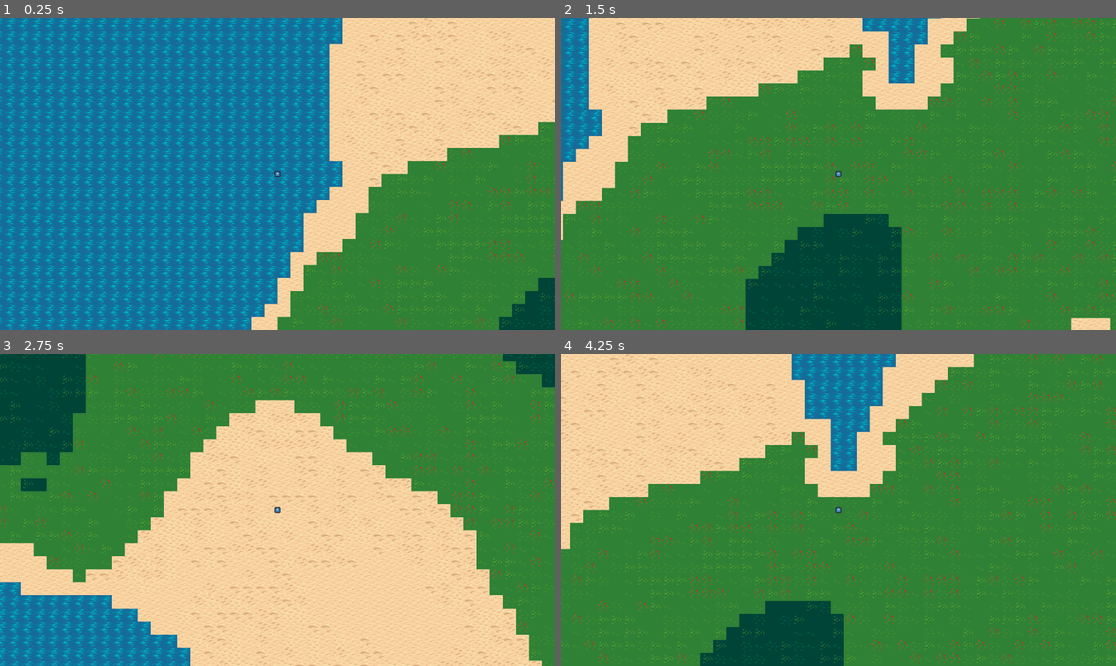
Above: before the commit, frames 1-4 (two rows, left to right).
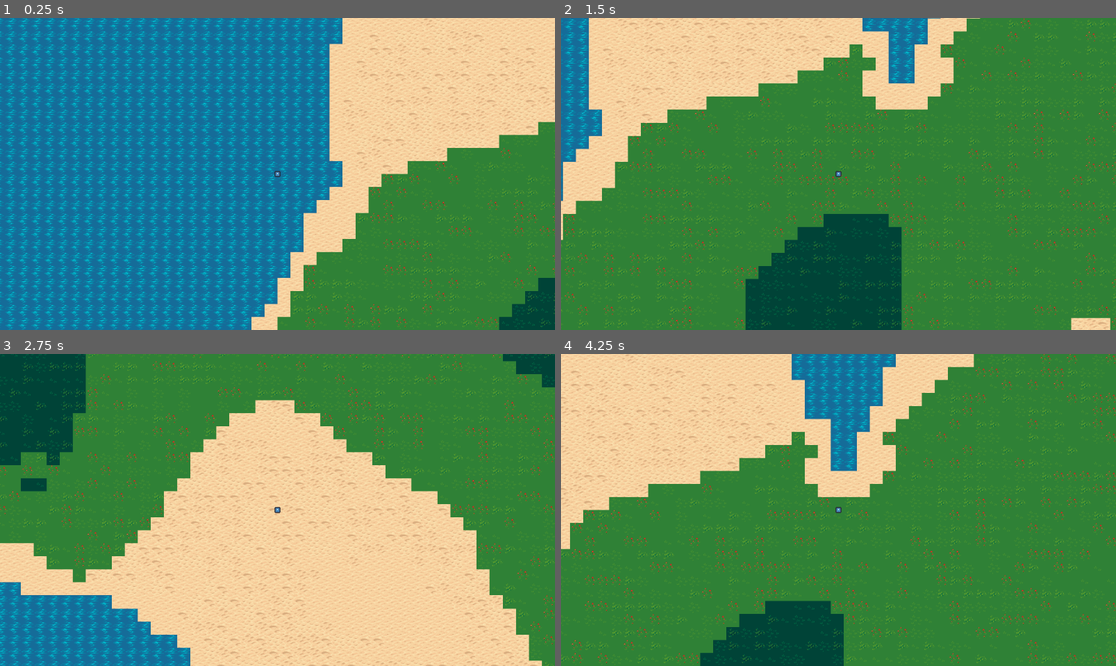
Above: after the commit, the same moments.

Repository: Devendra255/Procgen_game
Game: Godot game, scene res://Scenes/generator.tscn
Two runs of this game, one before a commit and one after it. Both use one fixed random seed, a clock stepped at 60 frames per second and the inputs below. The engine's default icon, where the game draws it, is replaced by a stand-in: a white triangle on a blue panel in a dark square.
Inputs:
- Up to frame 1 (0.25 s): no input
- Up to frame 2 (1.5 s): tap Enter at 0.5 s; hold Right (ui_right) 0.53-1.28 s; hold Down (ui_down) from 1.28 s (still down)
- Up to frame 3 (2.75 s): release Down (ui_down) at 2.03 s; hold Right (ui_right) from 2.03 s (still down)
- Up to frame 4 (4.25 s): release Right (ui_right) at 2.78 s; hold Up (ui_up) 2.78-3.53 s; hold Left (ui_left) from 3.53 s (still down)

The runs differ from the first frame. In frame 1, 1.7% of the frame differs, in the area x 52-100%, y 1-100%; in frame 2, 3.9%; in frame 3, 4.3%, in the area x 0-100%, y 0-100%; in frame 4, 4.1%.

Commit message:
Created a inner class named Biome for 2d specific generation, and created some getter functions in BiomeGen. And Cleaned the code.

Diff:
--- a/Scripts/Generator.gd
+++ b/Scripts/Generator.gd
@@ -1,21 +1,21 @@
 extends Node2D
-var biome : BiomeGen
+var biome: BiomeGen
 var height := 40
 var width := 61
-var world_seed : int
+var world_seed: int
 var player_tile_pos
 @onready var tile_map = $TileMap
 @export var player: CharacterBody2D
 
 var tiles := {
-	"sea":[0, 0, [Vector2i(27, 5)]],
+	"sea": [0, 0, [Vector2i(27, 5)]],
 	"beach": [0, 0, [Vector2i(19, 9)]],
-	"Grasslands":[0, 0, [Vector2i(1, 9),Vector2i(0, 11), Vector2i(1, 11), Vector2i(2, 11), Vector2i(4, 11)]],
-	"forest": [0, 0, [Vector2i(7, 9),Vector2i(6, 11),Vector2i(7, 11), Vector2i(8, 11)]],
-	"desert": [0, 0, [Vector2i(19, 9),Vector2i(18, 11),Vector2i(19, 11), Vector2i(20, 11)]],
-	"snow": [0, 0, [Vector2i(19, 15),Vector2i(18, 17),Vector2i(19, 17), Vector2i(20, 17)]],
+	"Grasslands": [0, 0, [Vector2i(1, 9), Vector2i(0, 11), Vector2i(1, 11), Vector2i(2, 11), Vector2i(4, 11)]],
+	"forest": [0, 0, [Vector2i(7, 9), Vector2i(6, 11), Vector2i(7, 11), Vector2i(8, 11)]],
+	"desert": [0, 0, [Vector2i(19, 9), Vector2i(18, 11), Vector2i(19, 11), Vector2i(20, 11)]],
+	"snow": [0, 0, [Vector2i(19, 15), Vector2i(18, 17), Vector2i(19, 17), Vector2i(20, 17)]],
 }
-var biome_info := {#-2 or 2 is like negative or positive infinaty
+var biome_info := { # -2 or 2 is like negative or positive infinaty
 	"sea": [[-2, 0.04], [-2, 2], [-2, 2]],
 	"beach": [[0.04, 0.1], [-2, 2], [-2, 2]],
 	"Grasslands": [[0.1, 2], [-2, 2], [-2, 2]],
@@ -24,9 +24,9 @@
 	"snow": [[0.4, 2], [-2, 2], [-2, 0.2]],
 }
 
-func Generating()-> void:
+func Generating() -> void:
 	world_seed = randi()
-	biome = BiomeGen.new(self.height*4, self.width*4, world_seed)
+	biome = BiomeGen.Biome2D.new(self.height * 2, self.width * 2, world_seed)
 	biome.set_biomes(biome_info, tile_map.local_to_map(player.position))
 	biome.render_tiles(tiles, tile_map, tile_map.local_to_map(player.position))
 	biome.height = self.height
--- a/Scripts/biomeGen.gd
+++ b/Scripts/biomeGen.gd
@@ -1,18 +1,18 @@
 class_name BiomeGen
 
-var height : int
-var width : int
+var height: int
+var width: int
 var biomes := {}
 var alt_noise := FastNoiseLite.new()
 var ppt_noise := FastNoiseLite.new()
 var tem_noise := FastNoiseLite.new()
 
-func _init(height: int, width: int, world_seed: int):
-	self.height = height
-	self.width = width
+func _init(init_height: int, init_width: int, world_seed: int):
+	self.height = init_height
+	self.width = init_width
 	self.pre_noiseSetup(world_seed)
 
-func pre_noiseSetup(world_seed: int)-> void:
+func pre_noiseSetup(world_seed: int) -> void:
 	self.alt_noise.seed = world_seed
 	self.ppt_noise.seed = world_seed
 	self.tem_noise.seed = world_seed
@@ -28,52 +28,65 @@
 	self.tem_noise.fractal_gain = 0.17
 	self.tem_noise.fractal_weighted_strength = -0.52
 
-func between(val, start, end)-> bool:
-	if start <= val and val < end:
-		return true
-	return false
+func getAltitude(pos: Vector2i) -> float:
+	return self.alt_noise.get_noise_2d(pos.x, pos.y)
 
-func set_biomes(biome_info: Dictionary, player_pos: Vector2i = Vector2i(0,0))-> void:
-	for x in self.width:
-		for y in self.height:
-			var pos := Vector2i(player_pos.x - (width/2) + x, player_pos.y - (height/2) + y)
-			var altitude: float = self.alt_noise.get_noise_2d(pos.x, pos.y)
-			var precipition: float = self.ppt_noise.get_noise_2d(pos.x, pos.y)
-			var temprature: float = self.tem_noise.get_noise_2d(pos.x, pos.y)
-			var biome
-			for key in biome_info.keys():
-				if (between(altitude, biome_info[key][0][0], biome_info[key][0][1]) and
-					between(precipition, biome_info[key][1][0], biome_info[key][1][1]) and
-					between(temprature, biome_info[key][2][0], biome_info[key][2][1])):
-						biome = key
-			if not self.biomes.has(pos):
-				self.biomes[pos] = [biome, Vector2i(-1,-1)]
+func getPrecipition(pos: Vector2i) -> float:
+	return self.ppt_noise.get_noise_2d(pos.x, pos.y)
 
-func render_tiles(tiles: Dictionary, tilemap: TileMap, player_pos: Vector2i)-> void:
-	for x in self.width:
-		for y in self.height:
-			var pos = Vector2i(player_pos.x - (width/2) + x, player_pos.y - (height/2) + y)
-			var biome: String = biomes[Vector2i(pos)][0]
-			if biomes[Vector2i(pos)][1] == Vector2i(-1,-1):
-				var temp = tiles[biome][2].pick_random()
-				tilemap.set_cell(tiles[biome][0], Vector2i(player_pos.x - (width/2) + x, player_pos.y - (height/2) + y), tiles[biome][1], temp)
-				self.biomes[Vector2i(pos)][1] = temp
-			else:
-				tilemap.set_cell(tiles[biome][0], Vector2i(player_pos.x - (width/2) + x, player_pos.y - (height/2) + y), tiles[biome][1], biomes[Vector2i(pos)][1])
+func getTemprature(pos: Vector2i) -> float:
+	return self.tem_noise.get_noise_2d(pos.x, pos.y)
 
-func unload_distant_chunks(player_pos, tilemap: TileMap)-> void:
-	var unload_distance_threshold := (width * 4) + 1
-	for chunk in biomes:
-		var distance_to_player = get_dist(chunk, player_pos)
-		if distance_to_player > unload_distance_threshold:
-			clear_chunk(chunk, tilemap)
-			biomes.erase(chunk)
+func getBiomes(pos: Vector2i) -> String:
+	return self.biomes[pos][0]
 
-func get_dist(p1, p2)-> float:
-	var resultant = p1 - p2
-	return sqrt(resultant.x ** 2 + resultant.y ** 2)
+class Biome2D extends BiomeGen:
 
-func clear_chunk(pos, tilemap: TileMap)-> void:
-	for x in range(width):
-		for y in range(height):
-			tilemap.set_cell(0, Vector2i(pos.x - (width/2) + x, pos.y - (height/2) + y), -1, Vector2(-1, -1), -1)
+	func between(val, start, end) -> bool:
+		if start <= val and val < end:
+			return true
+		return false
+
+	func set_biomes(biome_info: Dictionary, player_pos: Vector2i = Vector2i(0, 0)) -> void:
+		for x in self.width:
+			for y in self.height:
+				var pos := Vector2i(player_pos.x - floor(width as float / 2) + x, player_pos.y - floor(height as float / 2) + y)
+				var altitude: float = getAltitude(pos)
+				var precipition: float = getPrecipition(pos)
+				var temprature: float = getTemprature(pos)
+				var biome
+				for key in biome_info.keys():
+					if (between(altitude, biome_info[key][0][0], biome_info[key][0][1]) and
+						between(precipition, biome_info[key][1][0], biome_info[key][1][1]) and
+						between(temprature, biome_info[key][2][0], biome_info[key][2][1])):
+							biome = key
+				if not self.biomes.has(pos):
+					self.biomes[pos] = [biome, Vector2i(-1, -1)]
+
+	func render_tiles(tiles: Dictionary, tilemap: TileMap, player_pos: Vector2i) -> void:
+		for x in width:
+			for y in height:
+				var pos := Vector2i(player_pos.x - floor(width as float / 2) + x, player_pos.y - floor(height as float / 2) + y)
+				var biome = biomes[pos][0]
+				var temp = biomes[pos][1]
+				if temp == Vector2i(-1, -1):
+					temp = tiles[biome][2].pick_random()
+					biomes[pos][1] = temp
+				tilemap.set_cell(tiles[biome][0], pos, tiles[biome][1], temp)
+
+	func unload_distant_chunks(player_pos, tilemap: TileMap) -> void:
+		var unload_distance_threshold := (width * 4) + 1
+		for chunk in biomes:
+			var distance_to_player = get_dist(chunk, player_pos)
+			if distance_to_player > unload_distance_threshold:
+				clear_chunk(chunk, tilemap)
+				biomes.erase(chunk)
+
+	func get_dist(p1, p2) -> float:
+		var resultant = p1 - p2
+		return sqrt(resultant.x ** 2 + resultant.y ** 2)
+
+	func clear_chunk(pos, tilemap: TileMap) -> void:
+		for x in range(width):
+			for y in range(height):
+				tilemap.set_cell(0, Vector2i(pos.x - floor(width as float / 2) + x, pos.y - floor(height as float / 2)), -1, Vector2(-1, -1), -1)
